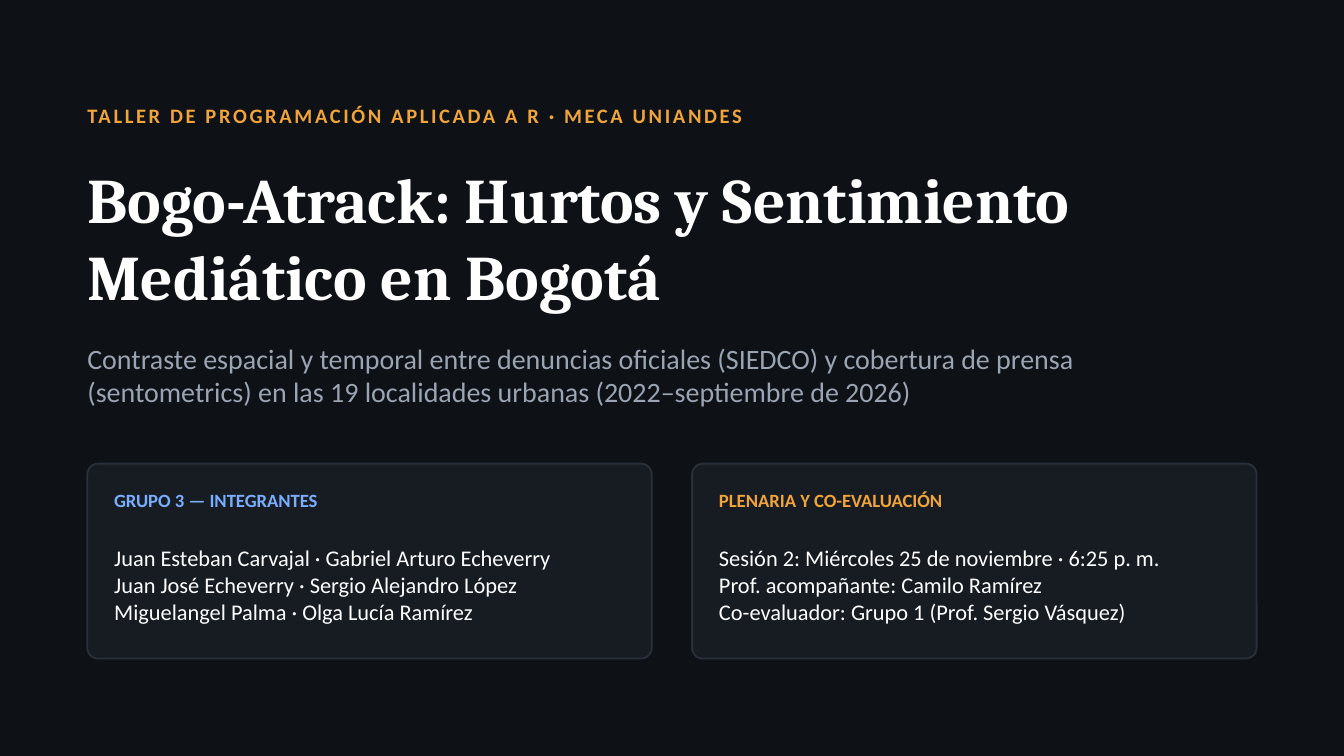
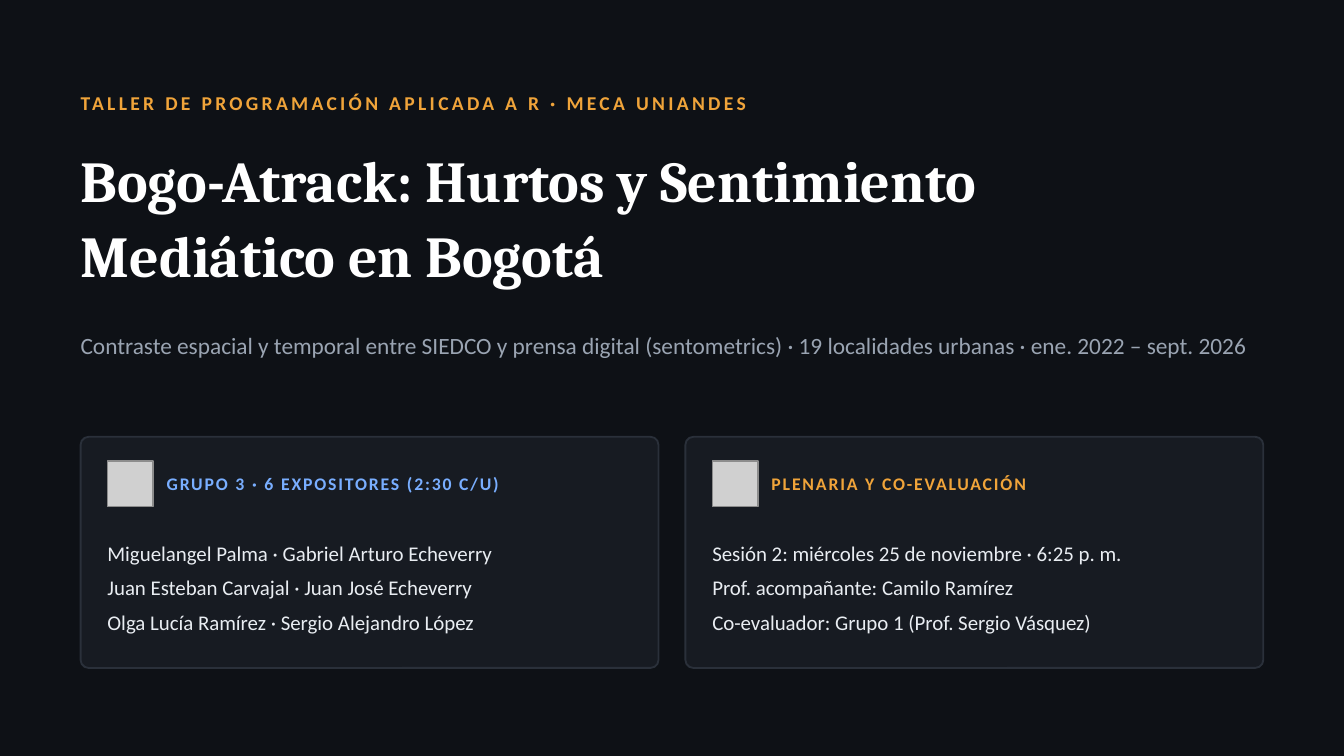
Before and after one commit to juanjo-edm/Repo_Entrega_Final_Taller_R, a slide deck: slide 1 of output/entregas/03_presentacion_plenaria/presentacion_grupo_3.pptx. Drawn at 1344x756 pixels with LibreOffice and Linux fonts; fonts in the diff are those of the drawing; grey boxes stand for pictures. Boxes give left, top, right and bottom in pixels: in the first picture for what was removed or moved away, otherwise in the second. Text is boxed around its words. In the diff, an @@ line names an element or a change of style, - is before the commit and + after.

Commit message:
Integra retroalimentación Entrega 1, deck ejecutivo oscuro y validación OOS/tildes en entregables finales

```diff
--- a/output/entregas/03_presentacion_plenaria/presentacion_grupo_3.pptx
+++ b/output/entregas/03_presentacion_plenaria/presentacion_grupo_3.pptx
@@ text "TALLER DE PROGRAMACIÓN APLICADA A ...": place and size @@
-text "TALLER DE PROGRAMACIÓN APLICADA A ..." at (505,109,539,123)
+text "TALLER DE PROGRAMACIÓN APLICADA A ..." at (505,97,539,110)
@@ text "TALLER DE PROGRAMACIÓN APLICADA A ..." at (505,97,539,110): size 11 to 10.5 pt, letter spacing 1.4 to 1.8 pt @@
@@ text at (81,162,976,290): text changed; size 34 to 31 pt @@
-Bogo-Atrack: Hurtos y Sentimiento Mediático en Bogotá
+Bogo-Atrack: Hurtos y Sentimiento
+Mediático en Bogotá
@@ text at (81,337,1246,358): text changed; size 15 to 12.5 pt @@
-Contraste espacial y temporal entre denuncias oficiales (SIEDCO) y cobertura de prensa (sentometrics) en las 19 localidades urbanas (2022–septiembre de 2026)
+Contraste espacial y temporal entre SIEDCO y prensa digital (sentometrics) · 19 localidades urbanas · ene. 2022 – sept. 2026
@@ rounded rectangle: place and size @@
-rounded rectangle at (87,464,652,659)
+rounded rectangle at (81,437,659,668)
@@ rounded rectangle at (81,437,659,668): proportions changed @@
@@ rounded rectangle at (685,437,1263,668): proportions changed @@
@@ rounded rectangle: place and size @@
-rounded rectangle at (692,464,1257,659)
+rounded rectangle at (685,437,1263,668)
@@ picture added at (108,461,153,507) @@
@@ text at (235,478,492,490): text changed; size 10 to 9.5 pt @@
-GRUPO 3 — INTEGRANTES
+GRUPO 3 · 6 EXPOSITORES (2:30 C/U)
@@ picture added at (712,461,758,507) @@
@@ text "PLENARIA Y CO-EVALUACIÓN": place and size @@
-text "PLENARIA Y CO-EVALUACIÓN" at (719,492,942,507)
+text "PLENARIA Y CO-EVALUACIÓN" at (865,478,905,490)
@@ text "PLENARIA Y CO-EVALUACIÓN" at (865,478,905,490): size 10 to 9.5 pt, letter spacing 0 to 1 pt @@
@@ text "Sesión 2: miércoles 25 de ...": place and size @@
-text "Sesión 2: miércoles 25 de ..." at (719,550,1160,624)
+text "Sesión 2: miércoles 25 de ..." at (712,546,1122,634)
@@ text at (107,546,491,634): text changed; size 12 to 11.2 pt; text colour #FFFFFF to #E9EDF2 @@
-Juan Esteban Carvajal · Gabriel Arturo Echeverry
-Juan José Echeverry · Sergio Alejandro López
-Miguelangel Palma · Olga Lucía Ramírez
+Miguelangel Palma · Gabriel Arturo Echeverry
+Juan Esteban Carvajal · Juan José Echeverry
+Olga Lucía Ramírez · Sergio Alejandro López
@@ text at (712,546,1122,565): text changed; size 12 to 11.2 pt; text colour #FFFFFF to #E9EDF2 @@
-Sesión 2: Miércoles 25 de noviembre · 6:25 p. m.
+Sesión 2: miércoles 25 de noviembre · 6:25 p. m.
@@ text at (712,580,1090,634): size 12 to 11.2 pt, text colour #FFFFFF to #E9EDF2 in "Prof. acompañante: Camilo Ramírez", "Co-evaluador: Grupo 1 (Prof. Sergio Vásquez)"; more space between paragraphs @@
```
Also in this commit, not shown: 1 other slide changed, 10 slides added, 8 slides removed, 20 other files.
